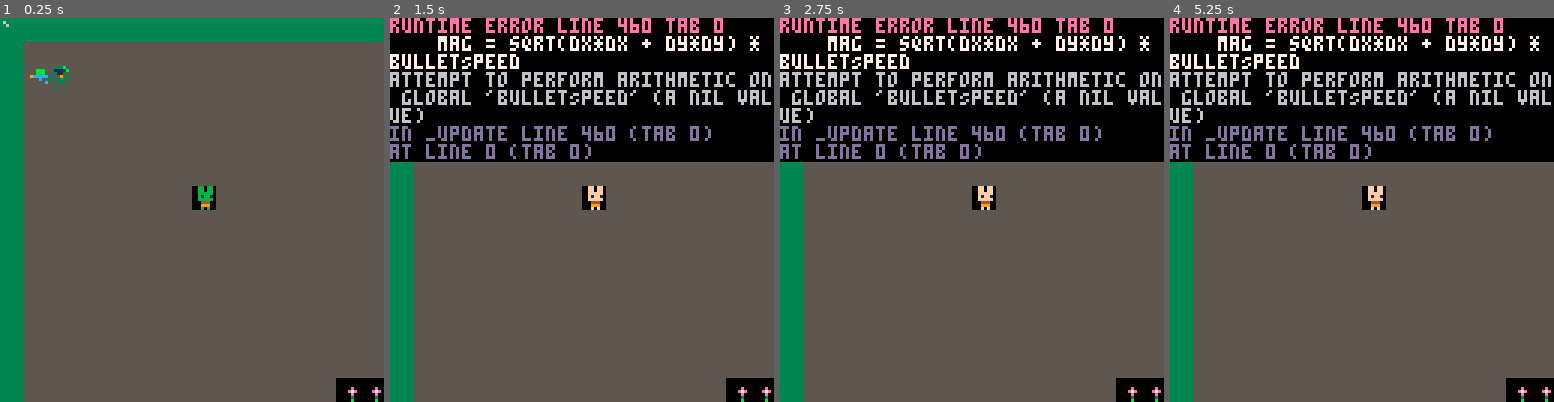
Above: before the commit, frames 1-4 (left to right).
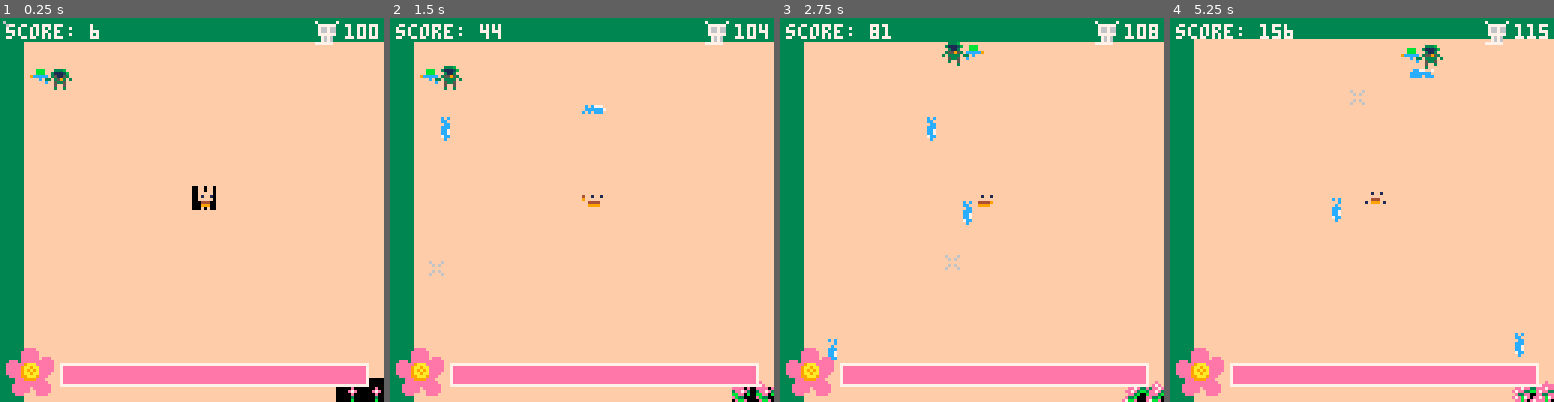
Above: after the commit, the same moments.

Repository: samboyer/ld46
Game: PICO-8 cartridge ld46.p8
Same seed, same stepped clock (60 frames per second), same inputs: the game is played once before the commit and once after it.
Inputs (mouse positions are in pixels of both pictures, inside the frame that each line leads up to):
- Up to frame 1 (0.25 s): no input
- Up to frame 2 (1.5 s): click (670, 121) at 0.67 s; click (436, 267) at 1.22 s
- Up to frame 3 (2.75 s): hold Right 1.6-2.1 s; click (887, 114) at 1.77 s; hold Up 2.15-2.42 s; click (952, 259) at 2.32 s; hold Right from 2.47 s (still down)
- Up to frame 4 (5.25 s): click (1404, 106) at 2.87 s; release Right at 3.03 s; hold Left 3.08-3.58 s; click (1465, 256) at 3.42 s; hold Down 3.63-3.97 s; click (1231, 102) at 3.97 s; hold Right 4.02-4.68 s; click (1292, 248) at 4.52 s; hold Up 4.73-5.03 s; click (1354, 94) at 5.07 s; hold Left from 5.08 s (still down)

The runs differ from the first frame. In frame 1, 88% of the frame differs, in the area x 1-100%, y 0-100%; in frame 2, 96%; in frame 3, 96%; in frame 4, 96%, in the area x 0-100%, y 0-100%.
Error before the commit: runtime error line 460 tab 0; mag = sqrt(dx*dx + dy*dy) * bulletSpeed; attempt to perform arithmetic on global 'bulletSpeed' (a nil value)

Commit message:
ui, sprite stuff

Diff:
--- a/ld46.p8
+++ b/ld46.p8
@@ -349,9 +349,9 @@
 --END PICOTWEEN
 
 --SETUP
-pal(15,139,1)
+pal(13,139,1) --palette recolouring
 pal(2,131,1)
-poke(0x5F2D, 1)
+poke(0x5F2D, 1) --enable mouse
 click = false
 oldclick = false
 screenx = 0
@@ -375,6 +375,12 @@
   accel = 0.4,
   maxspd = 1.8
 }
+
+bullets={}
+--(posx,posy,dx,dy,spritenum)
+
+score = 0
+kills = 0
 
 function check_collisions(x, y, dx, dy, in_x) -- assume width=height=8
   if (in_x) then
@@ -388,8 +394,7 @@
   end
 end
 
-bullets={}
---(posx,posy,dx,dy,spritenum)
+playerstill = true
 
 function control_player()
   x = 0
@@ -398,6 +403,9 @@
   if (btn(1)) x += 1
   if (btn(2)) y -= 1
   if (btn(3)) y += 1
+
+  playerstill = x==0 and y==0
+
   if (x == 0) then
     if abs(player.dx) < player.accel then
       player.dx = 0
@@ -460,12 +468,13 @@
     sfx(0, 3)
     dx =  mousex + screenx- player.x
     dy = mousey + screeny - player.y
-    mag = sqrt(dx*dx + dy*dy) * bulletSpeed
+    mag = sqrt(dx*dx + dy*dy) * bulletspeed
     if abs(dx)>abs(dy)
     then if dx>0 then sprite = 0 else sprite = 2 end
     else if dy>0 then sprite = 3 else sprite = 1 end
     end
     add(bullets, {player.x, player.y, dx/mag, dy/mag, sprite})
+    screen_shake = 5
   end
 
   for b in all(bullets) do
@@ -491,6 +500,7 @@
   spr(spriteno, x - screenx + screen_shake_x, y - screeny + screen_shake_y, 1, 1, flip_x)
 end
 
+t = 0
 function _draw()
   sx = screenx - screen_shake_x
   sy = screeny - screen_shake_y
@@ -498,10 +508,14 @@
   oy =  sy%8
   map((sx-ox)/8,(sy-oy)/8,-ox,-oy)
 
+  --doomguy
   pxs = player.x - screenx
   pys = player.y - screeny
-  --spr(64, pxs, pys) --player
-  draw_sprite(64, player.x, player.y)
+  if playerstill then pspr = 96 + (t \ 5)%5
+  else pspr = 80 + (t \ 5)%2
+  end
+  draw_sprite(pspr, player.x, player.y)
+  --weapon
   if mousex <= pxs
   then draw_sprite(65, player.x - 8, player.y) --right hand
   else draw_sprite(65, player.x + 8, player.y, true) --left hand
@@ -511,10 +525,22 @@
     draw_sprite(32+b[5], b[1], b[2])
   end
 
+  --UI
   if oldclick then ret = 17 else ret = 16 end
   spr(ret, mousex-3, mousey-3)
-end
-
+
+  print("score: "..score, 2,2, 7)
+  spr(46, 2,110, 2,2)
+  rect(20,115, 122,122, 7) --health bar
+  rectfill(21,116, 121,121, 14)
+
+  spr(45, 105,1)--kills
+  print(kills, 115,2, 7)
+
+  score=t --TEMP
+  kills = 100+t\10
+  t+=1
+end
 
 
 
Not shown, changed: 48 lines of the sprite sheet (__gfx__) section of ld46.p8
Not shown, changed: the music (__music__) section of ld46.p8
Not shown, changed: the sound effects (__sfx__) section of ld46.p8
